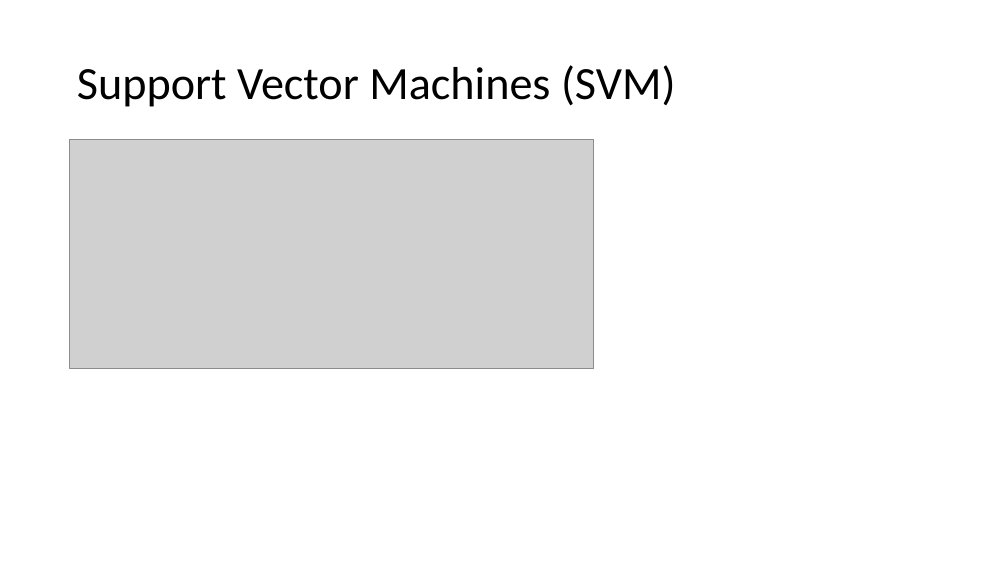
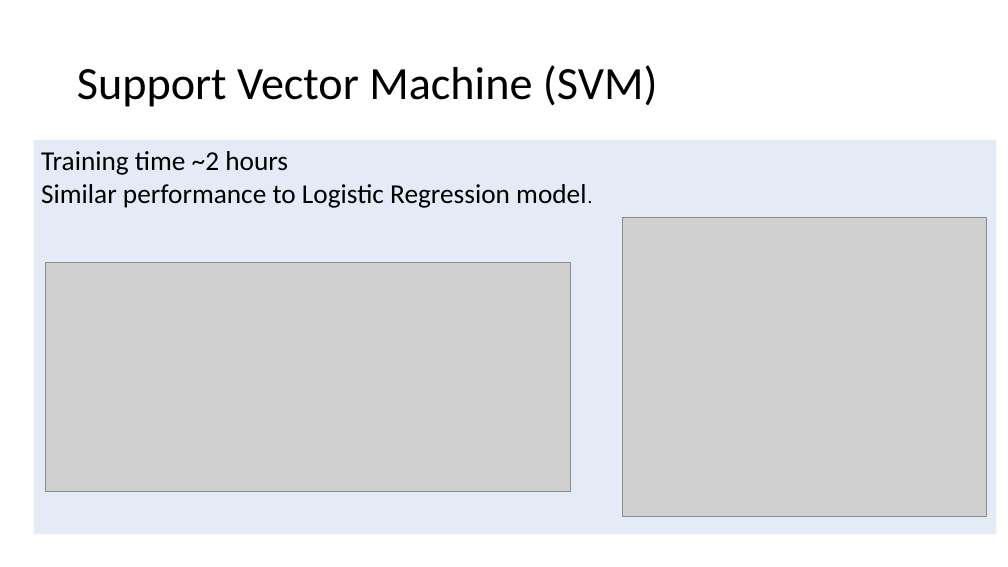
Before and after one commit to allidoiswen/GhostMode, a slide deck: slide 10 of Credit_Card_Fraud_Presentation.pptx (slide 12 before the commit). Drawn at 1008x567 pixels with LibreOffice and Linux fonts; fonts in the diff are those of the drawing; grey boxes stand for pictures; background and template pictures are left out. Boxes give left, top, right and bottom in pixels: in the first picture for what was removed or moved away, otherwise in the second. Text is boxed around its words. In the diff, an @@ line names an element or a change of style, - is before the commit and + after.

```diff
--- a/Credit_Card_Fraud_Presentation.pptx
+++ b/Credit_Card_Fraud_Presentation.pptx
@@ title at [77, 65, 658, 107]: text changed @@
-Support Vector Machines (SVM)
+Support Vector Machine (SVM)
@@ rectangle added at [34, 140, 997, 535], fill #DAE3F3 at 70% opacity, 26 pt, text #000000 @@
+Training time ~2 hours
+Similar performance to Logistic Regression model.
@@ picture added at [622, 218, 986, 516] @@
@@ picture: place and size @@
-picture at [70, 140, 594, 369]
+picture at [45, 262, 570, 492]
```
Also in this commit, not shown: 7 other slides changed, 2 slides added, 4 slides removed.
